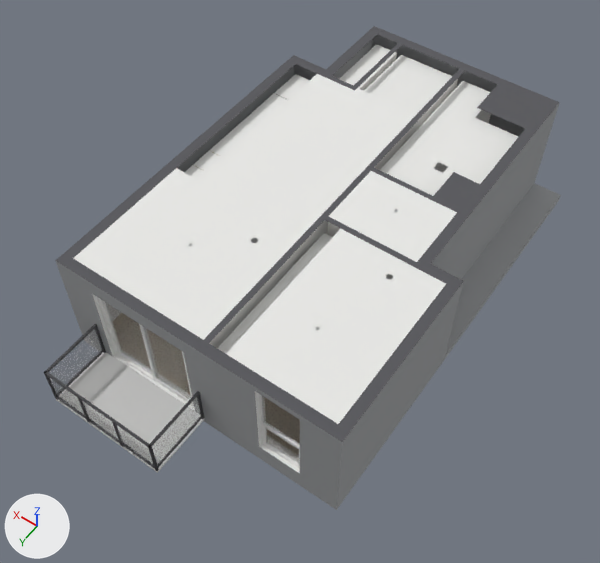
One commit to the glTF model public/model/apartment.glb: the scene before it, then after it.
Before and after are seen from a 50 mm lens placed at (-3.56, 6.16, 15.89), pointed at (3.24, -3.37, 0.91). The axes (+X, +Y, +Z) are drawn at lower left. The lights are the same throughout. The older version comes first. Vertices at exactly the same position are counted once.

The first picture shows 'Fixtures', 'Glass', 'Shell', 'Unlit'.
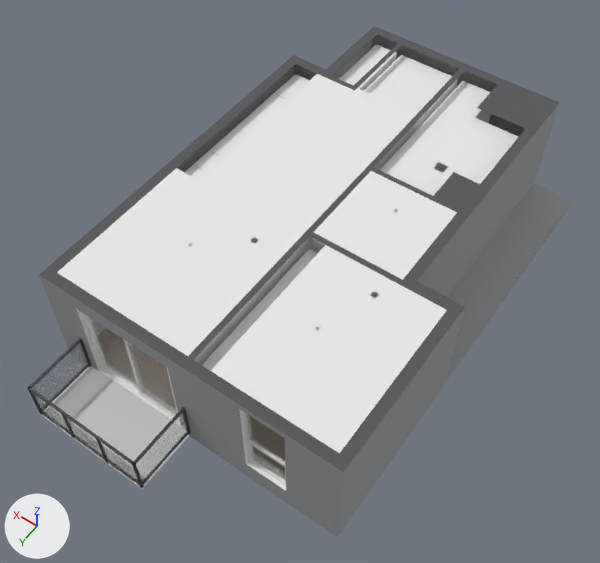
Boxes [x1, y1, x2, y2] around the edits, measured in the pictures (600 x 563 px; the box of a moved part takes in the faces that stretch with it):
```json
{"object": "Shell", "change": "reshaped", "before": [73, 44, 518, 473], "after": [57, 44, 518, 491]}
{"object": "Unlit", "change": "reshaped", "before": [55, 26, 561, 510], "after": [39, 26, 572, 537]}
{"object": "Glass", "change": "moved", "before": [48, 302, 300, 466], "after": [32, 318, 285, 483]}
{"object": "Fixtures", "change": "reshaped", "before": [44, 93, 448, 473], "after": [28, 93, 447, 490], "on screen": "mostly hidden"}
{"part": 1, "of": "me_fixtures", "change": "moved or reshaped", "before": [262, 422, 300, 450], "after": [248, 440, 285, 467]}
{"part": 2, "of": "me_fixtures", "change": "moved or reshaped", "before": [44, 274, 393, 472], "after": [28, 311, 286, 489]}
{"part": 4, "of": "me_shell", "change": "moved or reshaped", "before": [73, 156, 446, 473], "after": [57, 169, 447, 491]}
{"part": 5, "of": "me_shell", "change": "recoloured", "before": [373, 247, 409, 271]}
{"part": 6, "of": "me_shell", "change": "recoloured", "after": [81, 271, 317, 425]}
{"part": 7, "of": "me_shell", "change": "recoloured", "after": [194, 337, 217, 361]}
{"part": 8, "of": "me_unlit", "change": "moved or reshaped", "before": [55, 141, 560, 489], "after": [39, 155, 572, 507]}
```

The change, as JSON lines over the scene's bpy script:
```json
{"block": "me_fixtures", "where": "# used by ob_fixtures; location = (0.0, 0.0, 0.0)"}
{"op": "remove", "block": "me_fixtures", "code": "me_fixtures.from_pydata(...)  # 5731 vertices, 9418 faces; spans x 0.0..6.54, y -10.14..1.78, z -0.08..2.74"}
{"op": "add", "block": "me_fixtures", "code": "me_fixtures.from_pydata(...)  # 5730 vertices, 9418 faces; spans x -0.33..6.54, y -10.14..2.24, z -0.08..2.74"}
{"block": "me_fixtures", "change": "me_fixtures part 1: the loose piece of 8 vertices spanning x 0.71..1.63, y 0.09..0.17, z 1.17..1.26 is moved by (0.0, 0.46, 0.0)"}
{"block": "me_fixtures", "change": "me_fixtures part 2: 636 vertices moved from x 0.0..6.54, y -4.84..1.78, z -0.08..2.74 to x -0.33..6.54, y -4.28..2.24, z -0.08..2.74; 150 vertices removed from x 0.66..5.87, y -3.85..0.19, z 0.0..2.74; 157 vertices added at x -0.33..5.87, y -3.29..0.65, z 0.0..2.74"}
{"block": "me_fixtures", "change": "other edits to the shape of me_fixtures do not show in these pictures"}
{"block": "me_glass", "where": "# used by ob_glass; location = (0.0, 0.0, 0.0)"}
{"op": "remove", "block": "me_glass", "code": "me_glass.from_pydata(...)  # 56 vertices, 84 faces; spans x 0.71..6.1, y 0.1..1.76, z 0.1..2.54"}
{"op": "add", "block": "me_glass", "code": "me_glass.from_pydata(...)  # 56 vertices, 84 faces; spans x 0.71..6.1, y 0.56..2.21, z 0.1..2.54"}
{"block": "me_glass", "change": "me_glass part 3: the whole mesh is moved by (0.0, 0.46, 0.0)"}
{"block": "me_shell", "where": "# used by ob_shell; location = (0.0, 0.0, 0.0)"}
{"op": "remove", "block": "me_shell", "code": "me_shell.from_pydata(...)  # 1336 vertices, 2632 faces; spans x 0.0..6.54, y -10.3..0.25, z 0.0..2.74"}
{"op": "add", "block": "me_shell", "code": "me_shell.from_pydata(...)  # 1338 vertices, 2636 faces; spans x -0.33..6.54, y -10.3..0.71, z 0.0..2.74"}
{"block": "me_shell", "change": "me_shell part 4: 346 vertices moved from x 0.0..6.54, y -4.13..0.0, z 0.0..2.74 to x -0.33..6.54, y -3.57..0.46, z 0.0..2.74; 203 vertices removed from x 0.0..6.54, y -4.0..0.25, z 0.0..2.74; 205 vertices added at x -0.33..6.54, y -3.44..0.71, z 0.0..2.74"}
{"block": "me_shell", "change": "me_shell part 5: 5 faces spanning x 0.76..1.68, y -3.3, z 2.59..2.74 switch from mat_ceiling_white (white #eaeae7) to mat_wall_white (white #e7e6e2)"}
{"block": "me_shell", "change": "me_shell part 6: 21 faces spanning x 0.51..5.88, y -2.39..0.46, z 2.44..2.74 switch from mat_wall_accent (light grey #cbcac4) to mat_ceiling_white (white #eaeae7)"}
{"block": "me_shell", "change": "me_shell part 7: 29 faces spanning x 3.09..6.54, y -2.39..0.46, z 0.36..2.74 switch from mat_wall_accent (light grey #cbcac4) to mat_wall_white (white #e7e6e2)"}
{"block": "me_unlit", "where": "# used by ob_unlit; location = (0.0, 0.0, 0.0)"}
{"op": "remove", "block": "me_unlit", "code": "me_unlit.from_pydata(...)  # 1989 vertices, 3156 faces; spans x -0.25..6.79, y -10.3..0.25, z -0.2..2.74"}
{"op": "add", "block": "me_unlit", "code": "me_unlit.from_pydata(...)  # 2005 vertices, 3180 faces; spans x -0.58..6.79, y -10.3..0.71, z -0.2..2.74"}
{"block": "me_unlit", "change": "me_unlit part 8: 333 vertices moved from x -0.25..6.79, y -10.3..0.25, z -0.2..2.74 to x -0.58..6.79, y -10.3..0.71, z -0.2..2.74; 131 vertices removed from x 0.66..6.79, y -4.29..0.25, z -0.2..2.74; 131 vertices added at x 0.66..6.79, y -4.28..0.71, z -0.2..2.74"}
{"block": "me_unlit", "change": "other edits to the shape of me_unlit do not show in these pictures"}
```
